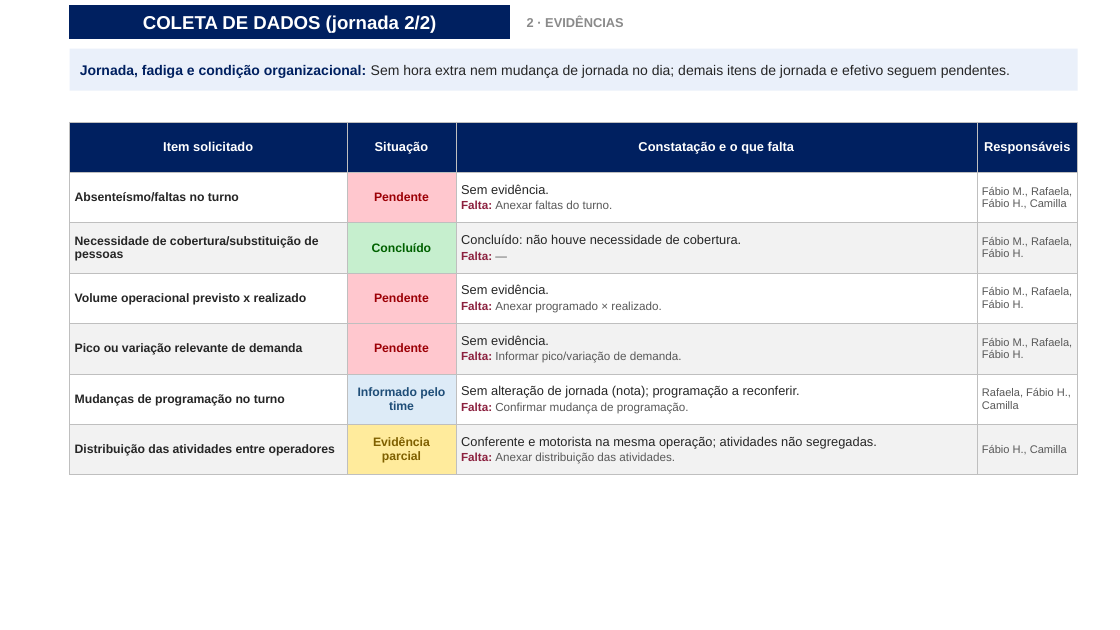
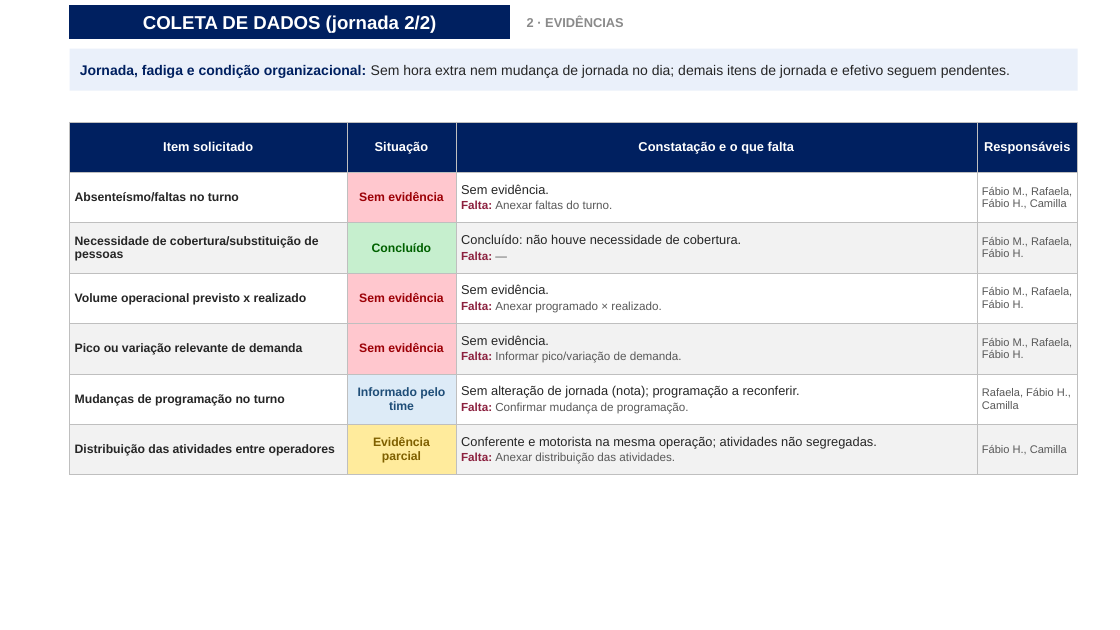
Before and after one commit to luantavarez9/hospital-seguro, a slide deck: slide 14 of entrega_acidente_GRU1/Apresentacao_Ocorrencia_Acidente_GRU_I.pptx. Drawn at 1120x630 pixels with LibreOffice and Linux fonts; fonts in the diff are those of the drawing; background and template pictures are left out. Boxes give left, top, right and bottom in pixels: in the first picture for what was removed or moved away, otherwise in the second. Text is boxed around its words. In the diff, an @@ line names an element or a change of style, - is before the commit and + after.

```diff
--- a/entrega_acidente_GRU1/Apresentacao_Ocorrencia_Acidente_GRU_I.pptx
+++ b/entrega_acidente_GRU1/Apresentacao_Ocorrencia_Acidente_GRU_I.pptx
@@ table at (70, 122, 1078, 475) @@
-row 2, column 2: Pendente
+row 2, column 2: Sem evidência
-row 4, column 2: Pendente
+row 4, column 2: Sem evidência
-row 5, column 2: Pendente
+row 5, column 2: Sem evidência
```
Also in this commit, not shown: 5 other slides changed, 3 other files.
